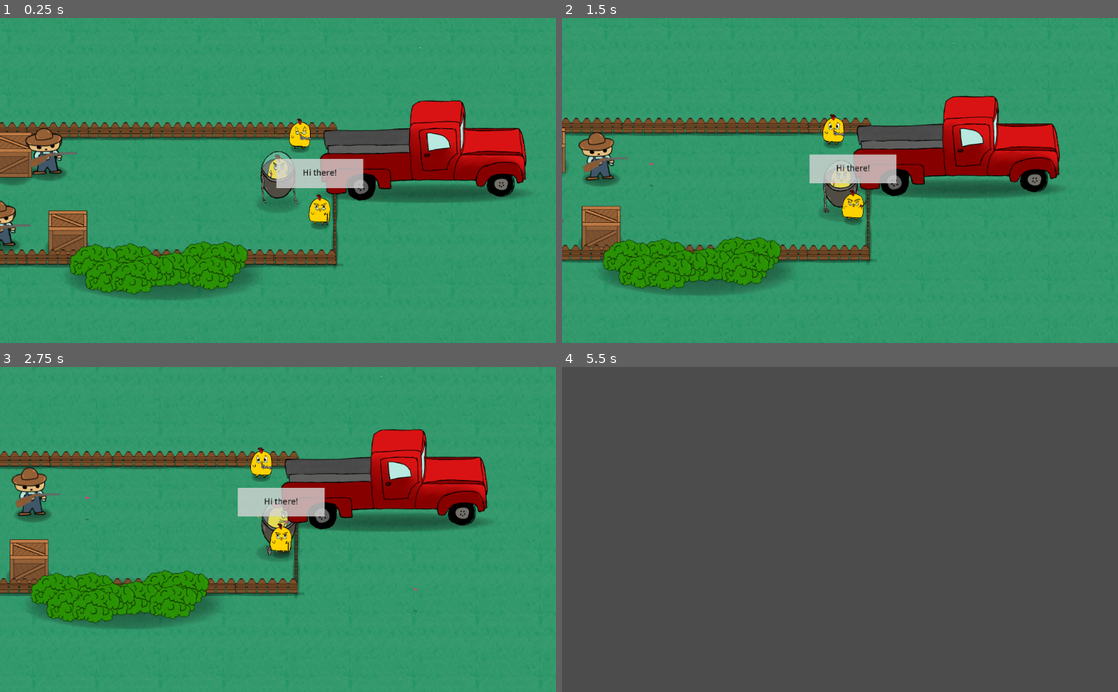
Above: before the commit, frames 1-4 (two rows, left to right).
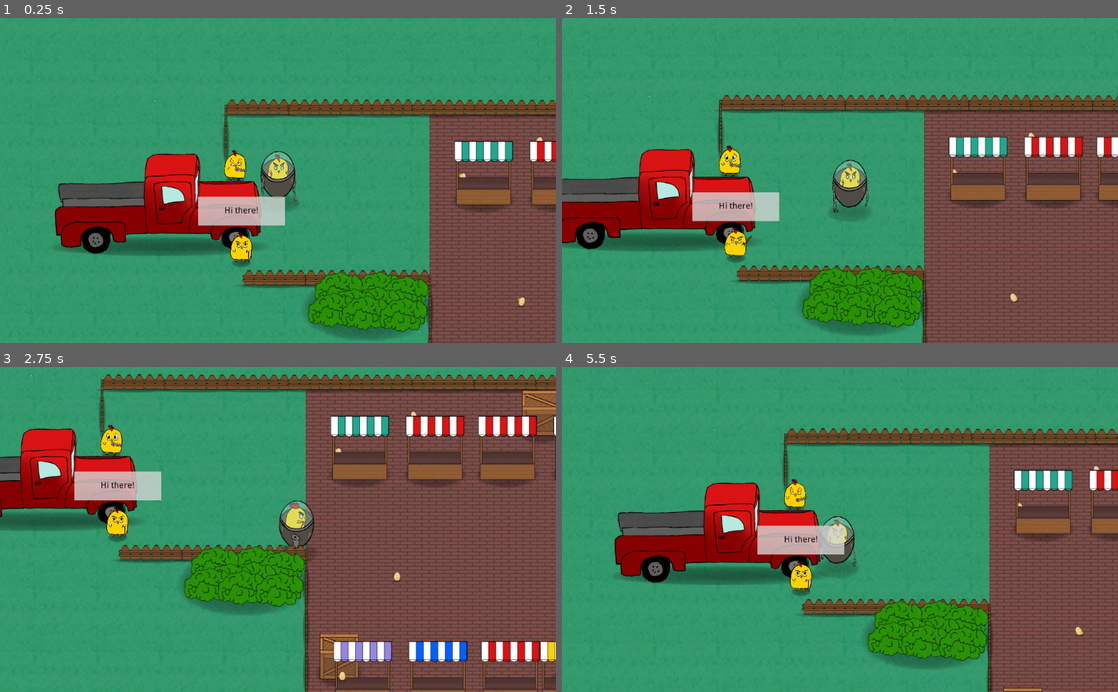
Above: after the commit, the same moments.

Repository: CiaranWoodward/LD46
Game: Godot game, scene res://Levels/MarketLevel.tscn
Same seed, same stepped clock (60 frames per second), same inputs: the game is played once before the commit and once after it. This scene is started directly instead of the project's main scene. Sound files missing from this copy of the repository are replaced by a short silence.
Inputs (mouse positions are in pixels of both pictures, inside the frame that each line leads up to):
- Up to frame 1 (0.25 s): no input
- Up to frame 2 (1.5 s): tap Enter (ui_accept) at 0.5, 0.77 s; move the mouse to (962, 164) at 0.52 s; hold Right (player_right) 0.53-1.28 s; tap E (interact) at 0.6 s; click (962, 164) at 0.67 s; move the mouse to (728, 196) at 1.27 s; hold S (player_down) from 1.28 s (still down); click (728, 196) at 1.35 s
- Up to frame 3 (2.75 s): tap Enter (ui_accept) at 1.52 s; move the mouse to (333, 458) at 2.02 s; release S (player_down) at 2.03 s; hold Right (player_right) from 2.03 s (still down); right-click (333, 458) at 2.1 s
- Up to frame 4 (5.5 s): move the mouse to (812, 594) at 2.77 s; release Right (player_right) at 2.78 s; hold W (player_up) 2.78-3.53 s; tap E (interact) at 2.85, 5.1 s; click (812, 594) at 2.92 s; tap Enter (ui_accept) at 3.02, 3.77, 4.52 s; move the mouse to (1006, 578) at 3.52 s; hold A (player_left) 3.53-5.03 s; click (1006, 578) at 3.6 s; move the mouse to (673, 480) at 4.27 s; right-click (673, 480) at 4.35 s; move the mouse to (867, 529) at 5.02 s; hold S (player_down) from 5.03 s (still down); click (867, 529) at 5.17 s

The runs differ from the first frame. In frame 1, 49% of the frame differs, in the area x 0-100%, y 1-100%; in frame 2, 54%; in frame 3, 66%; in frame 4, 94%, in the area x 0-100%, y 0-100%.

Commit message:
Market colors & move to battery

Diff:
--- a/Levels/MarketLevel.tscn
+++ b/Levels/MarketLevel.tscn
@@ -16,6 +16,7 @@
 [ext_resource path="res://Chicks/GuideChick.tscn" type="PackedScene" id=14]
 [ext_resource path="res://Scenery/Truck.tscn" type="PackedScene" id=15]
 [ext_resource path="res://Chicks/MechChick.tscn" type="PackedScene" id=16]
+[ext_resource path="res://Levels/BatteryFarmLevel.tscn" type="PackedScene" id=17]
 
 [sub_resource type="NavigationPolygon" id=1]
 vertices = PoolVector2Array( 1000, 1280, 600, 1200, 4520, 1200, 1040, 1280, 4400, 1600, 2280, 1600, 3440, 1520, 4400, 1 …(795 unchanged characters)…
@@ -65,12 +66,11 @@
 
 [node name="YSort" type="YSort" parent="."]
 __meta__ = {
-"_edit_group_": true,
 "_edit_lock_": true
 }
 
 [node name="Player" parent="YSort" instance=ExtResource( 2 )]
-position = Vector2( 6442.08, 1921.13 )
+position = Vector2( 80, 440 )
 
 [node name="Camera2D" type="Camera2D" parent="YSort/Player"]
 current = true
@@ -1285,6 +1285,7 @@
 
 [node name="Truck2" parent="YSort" instance=ExtResource( 15 )]
 position = Vector2( 6853.2, 1825.34 )
+nextLevel = ExtResource( 17 )
 
 [node name="GuideChick" parent="YSort" instance=ExtResource( 14 )]
 position = Vector2( -20.9294, 604.754 )
--- /dev/null
+++ b/Scenery/MarketStall.gd
@@ -0,0 +1,9 @@
+extends StaticBody2D
+
+var colors = [Color("#309f08"), Color("#d91313"), Color("#b7e9e0"), Color("#1fa88f"), Color("#9785e2"), Color("#ffd200"), Color("#0061ff")]
+
+# Called when the node enters the scene tree for the first time.
+func _ready():
+	var i = randi() % colors.size()
+
+	get_node("ColourLayer_05x").modulate = colors[i]
--- a/Scenery/MarketStall.tscn
+++ b/Scenery/MarketStall.tscn
@@ -1,8 +1,9 @@
-[gd_scene load_steps=5 format=2]
+[gd_scene load_steps=6 format=2]
 
 [ext_resource path="res://Scenery/Graphics/Market/ColourLayer_@0.5x.png" type="Texture" id=1]
 [ext_resource path="res://Scenery/Graphics/Market/MarketStall_@0.5x.png" type="Texture" id=2]
 [ext_resource path="res://Scenery/Graphics/Shadow_@0.5x.png" type="Texture" id=3]
+[ext_resource path="res://Scenery/MarketStall.gd" type="Script" id=4]
 
 [sub_resource type="RectangleShape2D" id=1]
 extents = Vector2( 72.4305, 23.9783 )
@@ -10,6 +11,7 @@
 [node name="MarketStall" type="StaticBody2D"]
 collision_layer = 2
 collision_mask = 118
+script = ExtResource( 4 )
 
 [node name="Shadow_05x" type="Sprite" parent="."]
 position = Vector2( 0, 59.599 )
Not shown: 1 places in Levels/MarketLevel.tscn that only renumber resources
